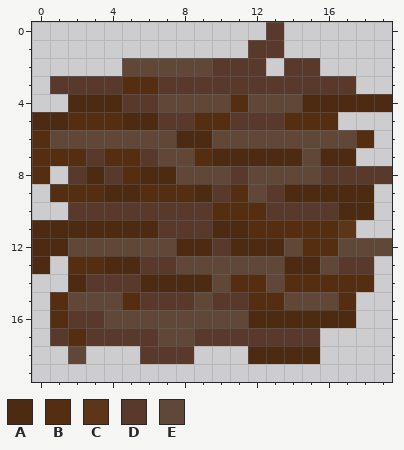
One commit to this pixel-art sprite: src/assets/block/wood/red/middle/wood_red_middle_4.png. Above: the version before the commit.
The file is 20x20 pixels.
Palette (. is transparent): A #4d2b12  B #552e12  C #5d3518  D #59392c  E #604737
The same view after the edit:
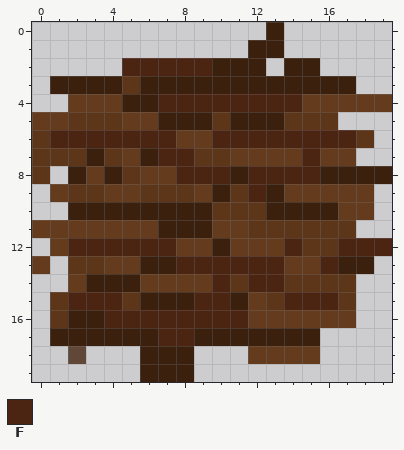
Colours new in this view: F #4b2412
From the commit log: all new darker woods
What changed:
colour A: #4d2b12 -> #653b1d
colour D: #59392c -> #3b200e
Changed rows in their new state; - is a pixel that keeps its letter.
first column x 0:
 2 -----FFFFF----------
 3 -----CD-------------
 4 -------FFFFFFFF-----
 5 --CCC----DC---CCC---
 6 CFFFFFFF--FFFFFFFFC-
 7 CCC-CA-FFCC----F----
 8 C----C--FFF-FFFF----
 9 -ACC--CCC--CF-------
10 ----------CCC-------
11 ------------CCCCC---
12 .-FFFFFF------FCCFFF
13 --CC----FFFFFF--F---
14 ----------FCFFCCCC.-
15 -CFFFC---FF-ACFFFC--
16 -C--FFFFFFFF--------
17 --D----FF-----------
19 ------DDD-----------
